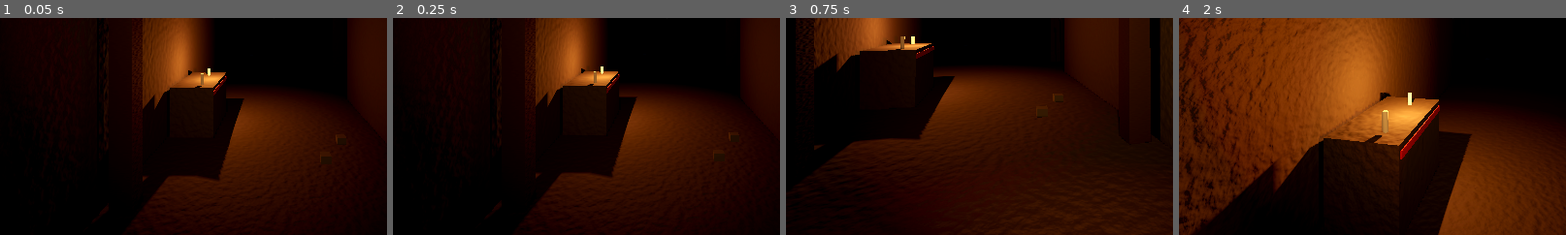
Above: before the commit, frames 1-4 (left to right).
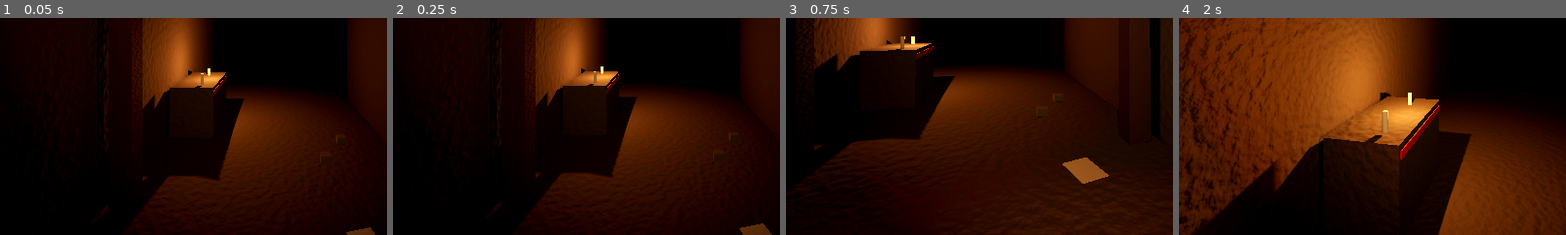
Above: after the commit, the same moments.

Repository: mateomerino14/socavon
Game: Godot game, scene res://src/world/test_tunnel/test_tunnel.tscn
Two runs of this game, one before a commit and one after it. Both use one fixed random seed, a clock stepped at 60 frames per second and the inputs below. This scene is started directly instead of the project's main scene. Sound files missing from this copy of the repository are replaced by a short silence.
Inputs (mouse positions are % of the whole screen's width and height, from its top left):
- Up to frame 1 (0.05 s): no input
- Up to frame 2 (0.25 s): no input
- Up to frame 3 (0.75 s): tap Enter at 0.5 s; move the mouse to (55, 50) at 0.52 s; hold W (move_forward) from 0.53 s (still down); hold Ctrl (crouch) from 0.53 s (still down)
- Up to frame 4 (2 s): keep holding W (move_forward); move the mouse to (45, 50) at 1.27 s; release Ctrl (crouch) at 1.28 s; tap E (interact) at 1.35 s
The pictures show only the part of the screen within x 15-65%, y 50-100%; the shares and areas given below are measured in that part.

The runs differ from the first frame. In frame 1, 0.2% of the frame differs, in the area x 89-97%, y 96-100%; in frame 2, 0.3%; in frame 3, 0.8%, in the area x 71-84%, y 64-77%; in frame 4, nothing differs.

Commit message:
feat: Coloca las notas en el nivel 1 y en el túnel de prueba

Diff:
--- a/src/world/level_01/level_01.tscn
+++ b/src/world/level_01/level_01.tscn
@@ -21,6 +21,13 @@
 [ext_resource type="PackedScene" path="res://src/world/level_exit/level_exit.tscn" id="19_exit"]
 [ext_resource type="NavigationMesh" path="res://src/world/level_01/level_01_navmesh.tres" id="20_navmesh"]
 [ext_resource type="Material" path="res://src/world/materials/rock.tres" id="21_rock"]
+[ext_resource type="PackedScene" path="res://src/story/readable_note.tscn" id="30_note"]
+[ext_resource type="PackedScene" path="res://src/story/wall_inscription.tscn" id="31_wall"]
+[ext_resource type="Resource" path="res://src/story/notes/hoja_faustino.tres" id="32_faustino"]
+[ext_resource type="Resource" path="res://src/story/notes/carta_1974.tres" id="33_carta"]
+[ext_resource type="Resource" path="res://src/story/notes/recorte_1975.tres" id="34_recorte"]
+[ext_resource type="Resource" path="res://src/story/notes/inscripcion_siete.tres" id="35_inscripcion"]
+[ext_resource type="PackedScene" path="res://src/ui/note_viewer/note_viewer.tscn" id="36_viewer"]
 
 [node name="Level01" type="Node3D"]
 script = ExtResource("2_level")
@@ -223,3 +230,23 @@
 [node name="RespawnDirector" parent="." instance=ExtResource("17_respawn")]
 
 [node name="PauseMenu" parent="." instance=ExtResource("18_pause")]
+
+[node name="Notes" type="Node3D" parent="."]
+
+[node name="FaustinoShift" parent="Notes" instance=ExtResource("30_note")]
+transform = Transform3D(1, 0, 0, 0, 1, 0, 0, 0, 1, -0.8, 0, -1.7)
+note = ExtResource("32_faustino")
+
+[node name="Letter1974" parent="Notes" instance=ExtResource("30_note")]
+transform = Transform3D(1, 0, 0, 0, 1, 0, 0, 0, 1, -8.6, 0, -9.1)
+note = ExtResource("33_carta")
+
+[node name="Clipping1975" parent="Notes" instance=ExtResource("30_note")]
+transform = Transform3D(1, 0, 0, 0, 1, 0, 0, 0, 1, 4.6, 0, -21.6)
+note = ExtResource("34_recorte")
+
+[node name="SevenInscription" parent="Notes" instance=ExtResource("31_wall")]
+transform = Transform3D(0, 0, -1, 0, 1, 0, 1, 0, 0, 9.45, 1.5, -31.5)
+note = ExtResource("35_inscripcion")
+
+[node name="NoteViewer" parent="." instance=ExtResource("36_viewer")]
--- a/src/world/test_tunnel/test_tunnel.tscn
+++ b/src/world/test_tunnel/test_tunnel.tscn
@@ -14,6 +14,9 @@
 [ext_resource type="PackedScene" path="res://src/ui/pause_menu/pause_menu.tscn" id="11_pause"]
 [ext_resource type="PackedScene" path="res://src/world/props/drip_emitter.tscn" id="12_drip"]
 [ext_resource type="AudioStream" path="res://assets/audio/mine_ambience_loop.wav" id="13_ambience"]
+[ext_resource type="PackedScene" path="res://src/story/readable_note.tscn" id="30_note"]
+[ext_resource type="Resource" path="res://src/story/notes/recorte_1975.tres" id="34_recorte"]
+[ext_resource type="PackedScene" path="res://src/ui/note_viewer/note_viewer.tscn" id="36_viewer"]
 
 [node name="TestTunnel" type="Node3D"]
 script = ExtResource("5_level")
@@ -163,3 +166,9 @@
 [node name="RespawnDirector" parent="." instance=ExtResource("10_respawn")]
 
 [node name="PauseMenu" parent="." instance=ExtResource("11_pause")]
+
+[node name="Clipping1975" parent="." instance=ExtResource("30_note")]
+transform = Transform3D(1, 0, 0, 0, 1, 0, 0, 0, 1, 0.7, 0, -1.6)
+note = ExtResource("34_recorte")
+
+[node name="NoteViewer" parent="." instance=ExtResource("36_viewer")]
